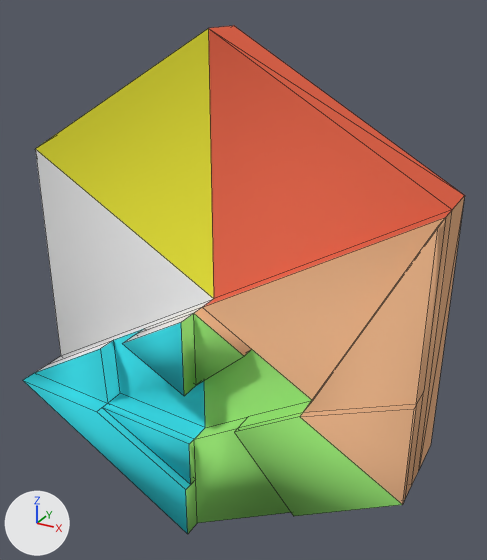
An edit to the Blender file 3Dmodels/Environment/tile_step01.blend, drawn before and after from the same camera.
The view is the same before and after, from a camera (50 mm lens) standing at (14.6, -25.7, 13.1) and looking at (1.2, -1.3, 0.9). Every picture has the same lights, and +X, +Y and +Z are marked at lower left. Mesh edges are drawn as thin lines.

Script lines for the objects in view, before the commit:
```python
me_object_000 = bpy.data.meshes.new('Object.000')
me_object_000.from_pydata(...)  # 59 vertices, 62 faces; spans x -10.0..10.0, y -11.6..11.6, z 0.0..4.9
# faces by material slot: [12, 18, 18, 7, 3, 4]
me_object_000.materials.append(mat_tile_top01)  # beige #e7b187
me_object_000.materials.append(mat_tile_top02)  # green #9ae776
me_object_000.materials.append(mat_tile_top03)  # cyan #3ddbe7
me_object_000.materials.append(mat_tile_top04)  # white #e7e7e7
me_object_000.materials.append(mat_tile_top05)  # yellow #e7e23d
me_object_000.materials.append(mat_tile_top06)  # red #e7684e
ob_tile_step01 = bpy.data.objects.new('tile_step01', me_object_000)
ob_tile_step01.location = (0.0, 0.0, 0.0)
ob_tile_step01.rotation_euler = (1.571, 0.0, 0.0)  # degrees (90, 0, 0)
```
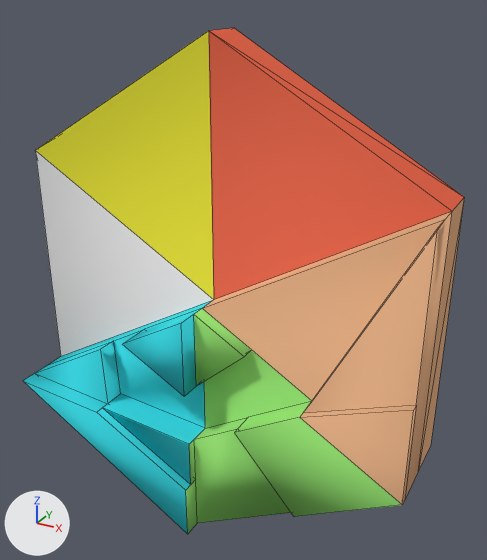
The newer file is also turned or shifted as a whole; pictures and numbers use the older file's frame.

The change in detail:
me_object_000 is used by ob_tile_step01; location (0.0, 0.0, 0.0); rotation (1.571, 0.0, 0.0), in degrees (90, 0, 0).
me_object_000 had 59 vertices, 62 faces and spanned x -10.0..10.0, y -11.6..11.6, z 0.0..4.9.
me_object_000 now has 57 vertices, 53 faces and spans x -10.0..10.0, y -11.6..11.5, z 0.0..4.9.
Part 1, on me_object_000:
5 vertices are removed from x 0.0..10.0, y -8.5..5.8, z 3.0..4.0.
24 faces are deleted.
7 vertices in x -10.0..10.0, y 5.8..11.6, z 0.0..4.0 move by (0.0, -0.1, 0.0).
3 vertices are added at (10.0, 5.7, 3.0), (5.4, -3.2, 4.0), (0.0, -6.5, 4.0).
6 new faces join them, mat_tile_top01 (beige #e7b187).
5 new faces join them, mat_tile_top02 (green #9ae776).
4 new faces join them, mat_tile_top03 (cyan #3ddbe7).
me_object_000 part 2: 1 face spanning x 0.0..2.5, y -1.5..0.0, z 3.0..3.7 switches from mat_tile_top01 (beige #e7b187) to mat_tile_top02 (green #9ae776).
me_object_000 part 3: 1 face spanning x 0.0, y -3.7..0.0, z 3.7..4.7 switches from mat_tile_top02 (green #9ae776) to mat_tile_top03 (cyan #3ddbe7).
me_object_000 part 4: 2 faces spanning x -10.0..0.0, y -5.8..0.0, z 2.0..4.0 switch from mat_tile_top04 (white #e7e7e7) to mat_tile_top03 (cyan #3ddbe7).

Boxes (x1, y1, x2, y2) around the edits, measured in the pictures (487 x 560 px):
'tile_step01', reshaped
    before: (23, 26, 465, 534)
    after: (23, 28, 464, 534)
part 1 of me_object_000, cut back
    before: (35, 26, 465, 498)
    after: (35, 28, 464, 499)
part 2 of me_object_000, recoloured
    before: (194, 308, 251, 356)
    after: (194, 309, 251, 357)
part 3 of me_object_000, recoloured (green to cyan)
    both: (181, 314, 196, 396)
part 4 of me_object_000, recoloured
    before: (36, 299, 213, 372)
    after: (35, 300, 213, 373)
